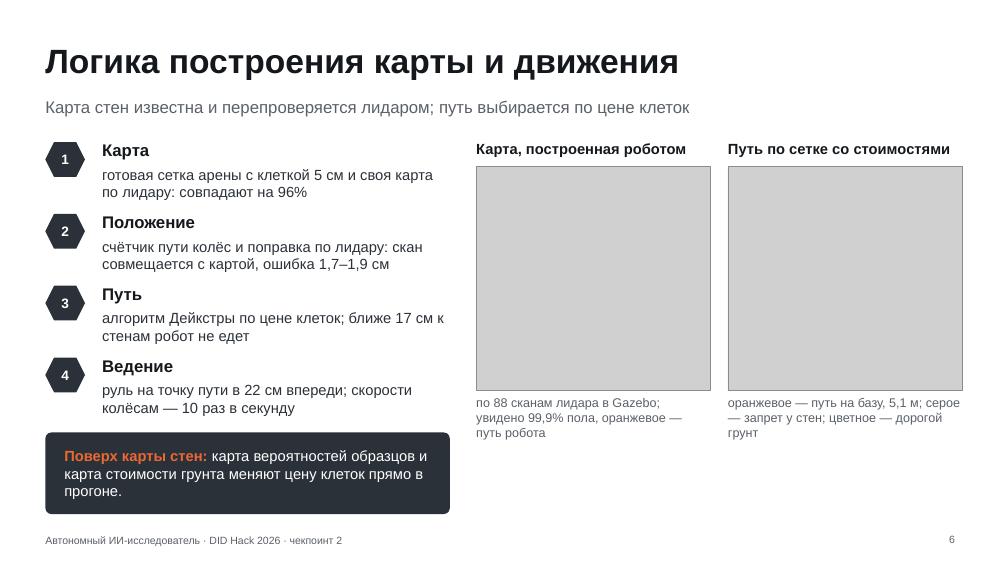
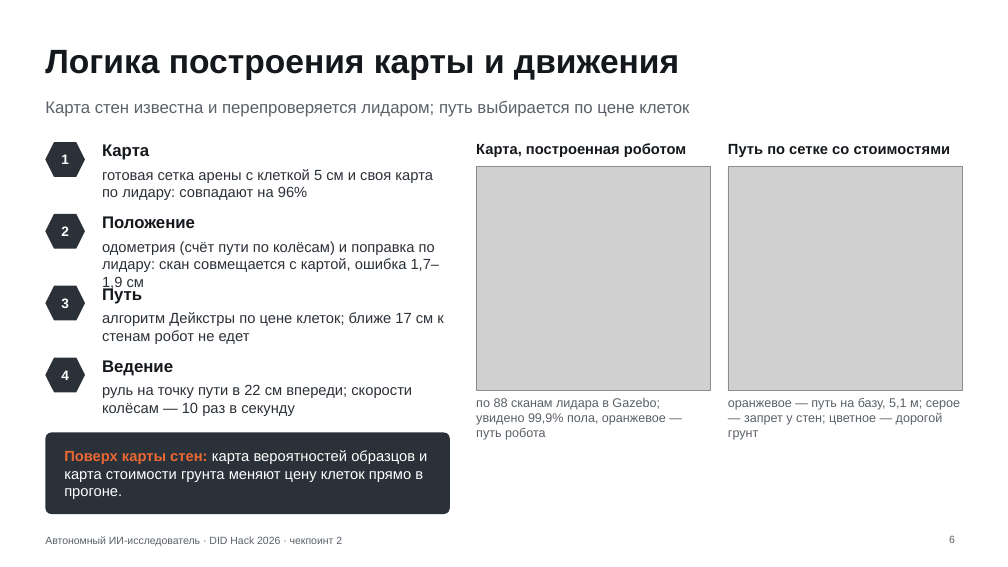
Before and after one commit to Mput13/did-hack, a slide deck: slide 6 of presentation/checkpoint2.pptx. Drawn at 1008x567 pixels with LibreOffice and Linux fonts; fonts in the diff are those of the drawing; grey boxes stand for pictures. Boxes give left, top, right and bottom in pixels: in the first picture for what was removed or moved away, otherwise in the second. Text is boxed around its words. In the diff, an @@ line names an element or a change of style, - is before the commit and + after.

```diff
--- a/presentation/checkpoint2.pptx
+++ b/presentation/checkpoint2.pptx
@@ text at box(102, 241, 440, 290): text changed @@
-счётчик пути колёс и поправка по лидару: скан совмещается с картой, ошибка 1,7–1,9 см
+одометрия (счёт пути по колёсам) и поправка по лидару: скан совмещается с картой, ошибка 1,7–1,9 см
```
Also in this commit, not shown: 7 other slides changed, 31 other files.
